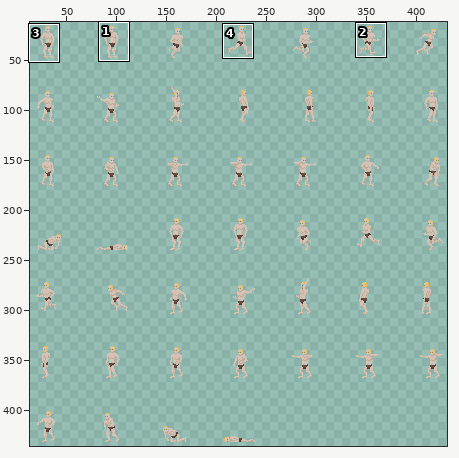
Sprite sheet -- Sprites/Player/player_animation_updated.png. The first picture is a wide view before the edit; the outline marks the close-up.
Close-up. Old version:
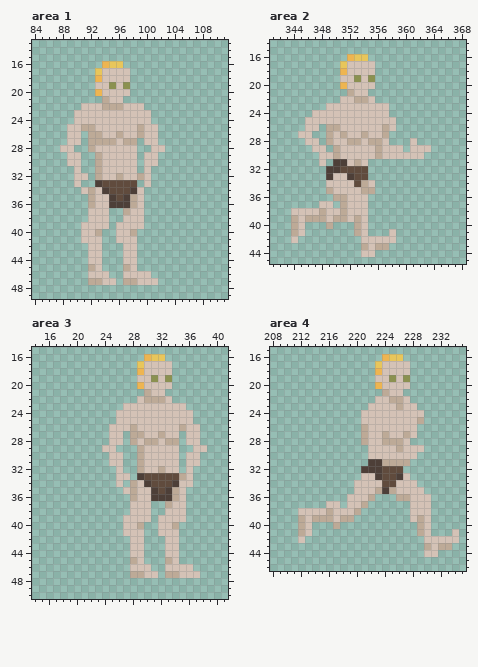
The file is 448x448 pixels. Shown: area 1: x 84..111, y 13..49; area 2: x 341..368, y 14..45; area 3: x 14..41, y 15..50; area 4: x 208..235, y 15..46. The wide view leaves out empty margins. The commit also changed other parts of the picture, which this record leaves out.
The result:
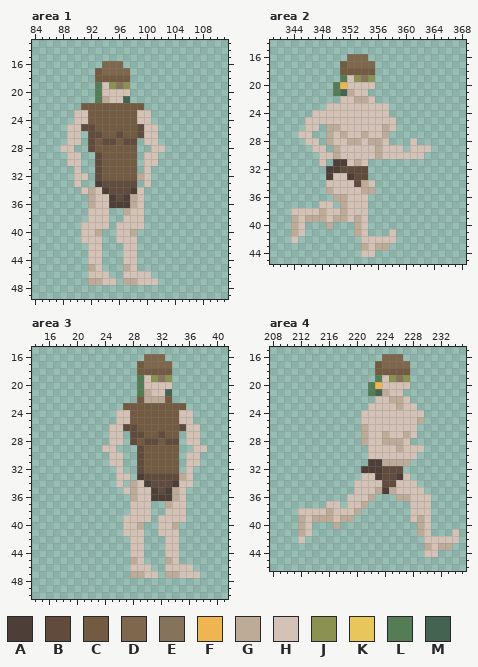
Palette (. is transparent): A #4d3f38  B #604b3d  C #735b42  D #7e674c  E #86735b  F #eeb551  G #bdaa97  H #d4c2b6  J #8b9150  K #e8c65b  L #557d55  M #446350
Difference:
{"where": "area 1"}
{"y":16,"x":94,"old":"FKK","new":"DDD"}
{"y":17,"x":93,"old":"KHHHH","new":"CDDDD"}
{"y":18,"x":93,"old":"FHHHH","new":"CCCCC"}
{"y":19,"x":93,"old":"H","new":"L"}
{"y":19,"x":96,"old":"H","new":"E"}
{"y":20,"x":93,"old":"F","new":"L"}
{"y":21,"x":93,"old":".","new":"L"}
{"y":21,"x":97,"old":".","new":"M"}
{"y":22,"x":91,"old":"HHHGGGHHH","new":"CCCCCCCCC"}
{"y":23,"x":92,"old":"HHHHHHH","new":"CCCCCCC"}
{"y":24,"x":92,"old":"HHHHHHH","new":"CCCCCCC"}
{"y":25,"x":91,"old":"GGHHHHHHG","new":"BBCCCCCCB"}
{"y":26,"x":92,"old":"GGHHGHHG","new":"BBCCBCCB"}
{"y":27,"x":92,"old":"GGGGHGG","new":"BCBBCBB"}
{"y":28,"x":92,"old":"GHHHHHH","new":"BCCCCCC"}
{"y":29,"x":93,"old":"GHHHHH","new":"BCCCCC"}
{"y":30,"x":93,"old":"GHHHHH","new":"BCCCCC"}
{"y":31,"x":93,"old":"GHHHHH","new":"BCCCCC"}
{"y":32,"x":93,"old":"GHHGHH","new":"BCCCCC"}
{"where": "area 2"}
{"y":16,"x":352,"old":"FKK","new":"DDD"}
{"y":17,"x":351,"old":"KHHHH","new":"CDDDD"}
{"y":18,"x":351,"old":"FHHHH","new":"CCCCC"}
{"y":19,"x":351,"old":"H","new":"L"}
{"y":19,"x":354,"old":"H","new":"E"}
{"y":20,"x":350,"old":".","new":"L"}
{"y":21,"x":350,"old":"..","new":"LM"}
{"where": "area 3"}
{"y":16,"x":30,"old":"FKK","new":"DDD"}
{"y":17,"x":29,"old":"KHHHH","new":"CDDDD"}
{"y":18,"x":29,"old":"FHHHH","new":"CCCCC"}
{"y":19,"x":29,"old":"H","new":"L"}
{"y":19,"x":32,"old":"H","new":"E"}
{"y":20,"x":29,"old":"F","new":"L"}
{"y":21,"x":29,"old":".","new":"L"}
{"y":21,"x":33,"old":".","new":"M"}
{"y":22,"x":29,"old":"H","new":"C"}
{"y":22,"x":33,"old":"H","new":"C"}
{"y":23,"x":27,"old":"HHHHHHHHH","new":"CCCCCCCCC"}
{"y":24,"x":28,"old":"HHHHHHH","new":"CCCCCCC"}
{"y":25,"x":28,"old":"HHHHHHH","new":"CCCCCCC"}
{"y":26,"x":27,"old":"HGHHHHHHG","new":"BBCCCCCCB"}
{"y":27,"x":28,"old":"GGHHGHH","new":"BBCCBCC"}
{"y":28,"x":28,"old":"GHGGHGG","new":"BCBBCBB"}
{"y":29,"x":29,"old":"GHHHHH","new":"BCCCCC"}
{"y":30,"x":29,"old":"GHHHHH","new":"BCCCCC"}
{"y":31,"x":29,"old":"GHHHHH","new":"BCCCCC"}
{"y":32,"x":29,"old":"GHHGHH","new":"BCCCCC"}
{"where": "area 4"}
{"y":16,"x":224,"old":"FKK","new":"DDD"}
{"y":17,"x":223,"old":"KHHHH","new":"CDDDD"}
{"y":18,"x":223,"old":"FHHHH","new":"CCCCC"}
{"y":19,"x":223,"old":"H","new":"L"}
{"y":19,"x":226,"old":"H","new":"E"}
{"y":20,"x":222,"old":".","new":"L"}
{"y":21,"x":222,"old":"..","new":"LM"}
